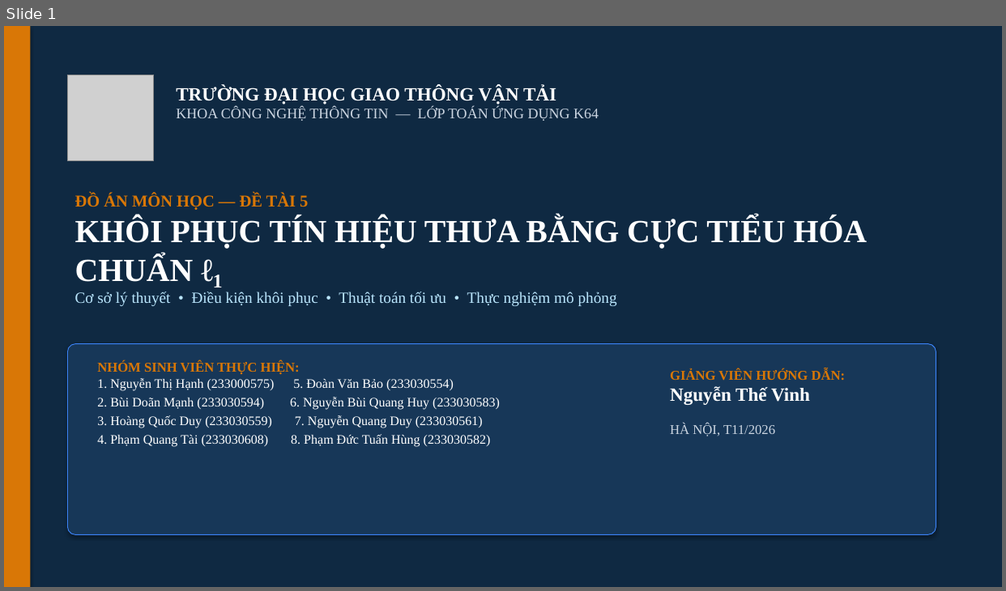
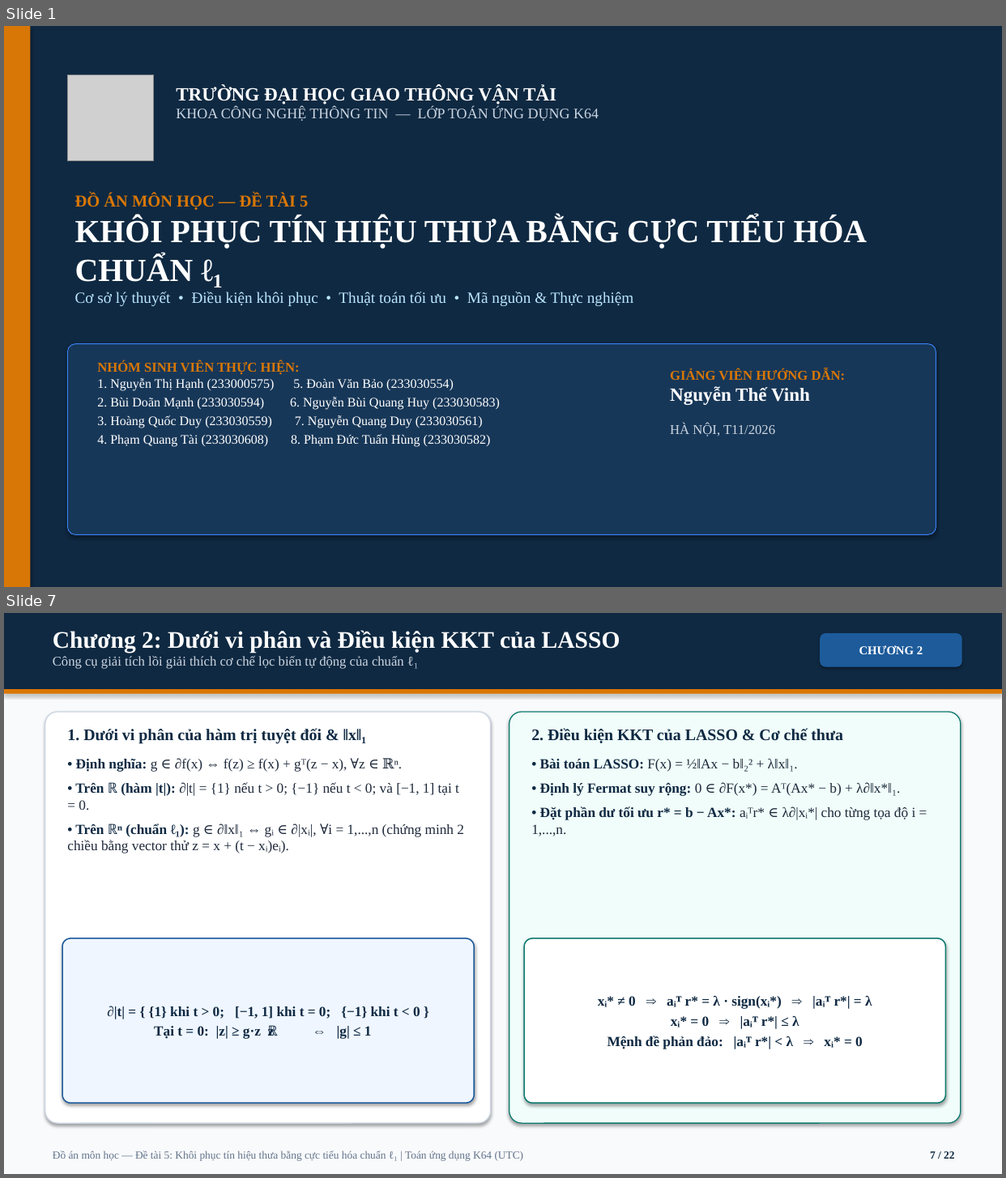
Before and after one commit to Daisme12/Do_an_mon, a slide deck: Thuyet_trinh_De_tai_5.pptx. Shown one above the other, each under a label of ours: slide 1 before the commit, slides 1 and 7 after it; the slides between them are not shown. The pictures are 1006x591 and 1006x1178 pixels, drawn with LibreOffice and Linux fonts; fonts in the diff are those of the drawing; grey boxes stand for pictures. Boxes give left, top, right and bottom in pixels: in the first picture for what was removed or moved away, otherwise in the second. Text is boxed around its words. In the diff, an @@ line names an element or a change of style, - is before the commit and + after.

Commit message:
Mở rộng slide thuyết trình lên 22 trang: đầy đủ công thức toán, code Python và toàn bộ kết quả thực nghiệm

```diff
--- a/Thuyet_trinh_De_tai_5.pptx
+++ b/Thuyet_trinh_De_tai_5.pptx
@@ slide 7 added at box(4, 613, 1002, 1174), background #F8FAFC @@
@@ rectangle added at box(4, 613, 1002, 689), fill #0F2942 @@
@@ text added at box(53, 630, 620, 669), 13 pt, text #CBD5E1 @@
+Chương 2: Dưới vi phân và Điều kiện KKT của LASSO
+Công cụ giải tích lồi giải thích cơ chế lọc biến tự động của chuẩn ℓ₁
@@ rounded rectangle added at box(820, 633, 962, 667), fill #1D5B9B, 11.5 pt, text #FFFFFF, bold @@
+CHƯƠNG 2
@@ rectangle added at box(4, 689, 1002, 694), fill #D97706 @@
@@ rounded rectangle added at box(45, 712, 491, 1123), fill #FFFFFF, outline #CBD5E1 1 pt @@
@@ text added at box(67, 728, 367, 744), 15.5 pt, text #0F2942, bold @@
+1. Dưới vi phân của hàm trị tuyệt đối & ‖x‖₁
@@ rounded rectangle added at box(509, 712, 961, 1123), fill #F0FDFA, outline #0D7A6F 1 pt @@
@@ text added at box(531, 728, 843, 743), 15.5 pt, text #0F2942, bold @@
+2. Điều kiện KKT của LASSO & Cơ chế thưa
@@ text added at box(67, 758, 464, 854), 13.5 pt, text #1E293B @@
+• Định nghĩa: g ∈ ∂f(x) ⇔ f(z) ≥ f(x) + gᵀ(z − x), ∀z ∈ ℝⁿ.
+• Trên ℝ (hàm |t|): ∂|t| = {1} nếu t > 0; {−1} nếu t < 0; và [−1, 1] tại t = 0.
+• Trên ℝⁿ (chuẩn ℓ₁): g ∈ ∂‖x‖₁ ⇔ gᵢ ∈ ∂|xᵢ|, ∀i = 1,...,n (chứng minh 2 chiều bằng vector thử z = x + (t − xᵢ)eᵢ).
@@ text added at box(531, 759, 916, 837), 13.5 pt, text #1E293B @@
+• Bài toán LASSO: F(x) = ½‖Ax − b‖₂² + λ‖x‖₁.
+• Định lý Fermat suy rộng: 0 ∈ ∂F(x*) = Aᵀ(Ax* − b) + λ∂‖x*‖₁.
+• Đặt phần dư tối ưu r* = b − Ax*: aᵢᵀr* ∈ λ∂|xᵢ*| cho từng tọa độ i = 1,...,n.
@@ rounded rectangle added at box(62, 939, 474, 1103), fill #EFF6FF, outline #1D5B9B 1.2 pt, 13.5 pt, text #0F2942, bold @@
+∂|t| = { {1} khi t > 0; [−1, 1] khi t = 0; {−1} khi t < 0 }
+Tại t = 0: |z| ≥ g·z ∀z ∈ ℝ ⇔ |g| ≤ 1
@@ rounded rectangle added at box(524, 939, 946, 1103), fill #FFFFFF, outline #0D7A6F 1.2 pt, 13.5 pt, text #0F2942, bold @@
+xᵢ* ≠ 0 ⇒ aᵢᵀ r* = λ · sign(xᵢ*) ⇒ |aᵢᵀ r*| = λ
+xᵢ* = 0 ⇒ |aᵢᵀ r*| ≤ λ
+Mệnh đề phản đảo: |aᵢᵀ r*| < λ ⇒ xᵢ* = 0
@@ text added at box(53, 1151, 524, 1161), 10.5 pt, text #64748B @@
+Đồ án môn học — Đề tài 5: Khôi phục tín hiệu thưa bằng cực tiểu hóa chuẩn ℓ₁ | Toán ứng dụng K64 (UTC)
@@ text added at box(930, 1152, 954, 1159), 10.5 pt, text #0F2942, bold @@
+7 / 22
@@ slide 1 changed as well @@
@@ text at box(75, 292, 634, 306): text changed @@
-Cơ sở lý thuyết • Điều kiện khôi phục • Thuật toán tối ưu • Thực nghiệm mô phỏng
+Cơ sở lý thuyết • Điều kiện khôi phục • Thuật toán tối ưu • Mã nguồn & Thực nghiệm
```
Also in this commit, not shown: 6 other slides changed, 14 other slides added, 5 slides removed.
